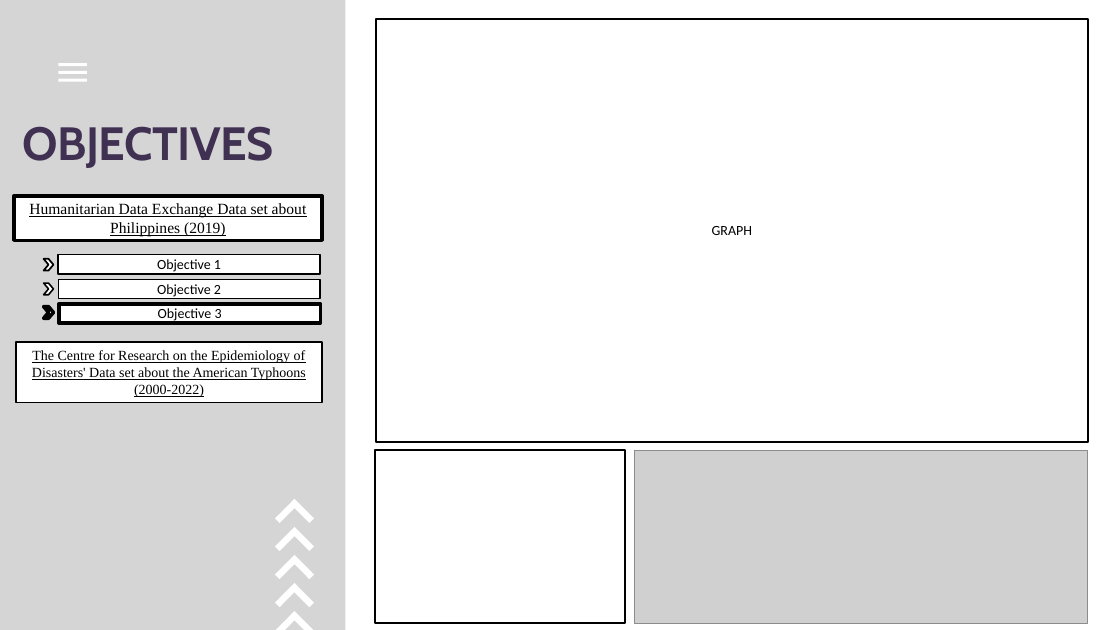
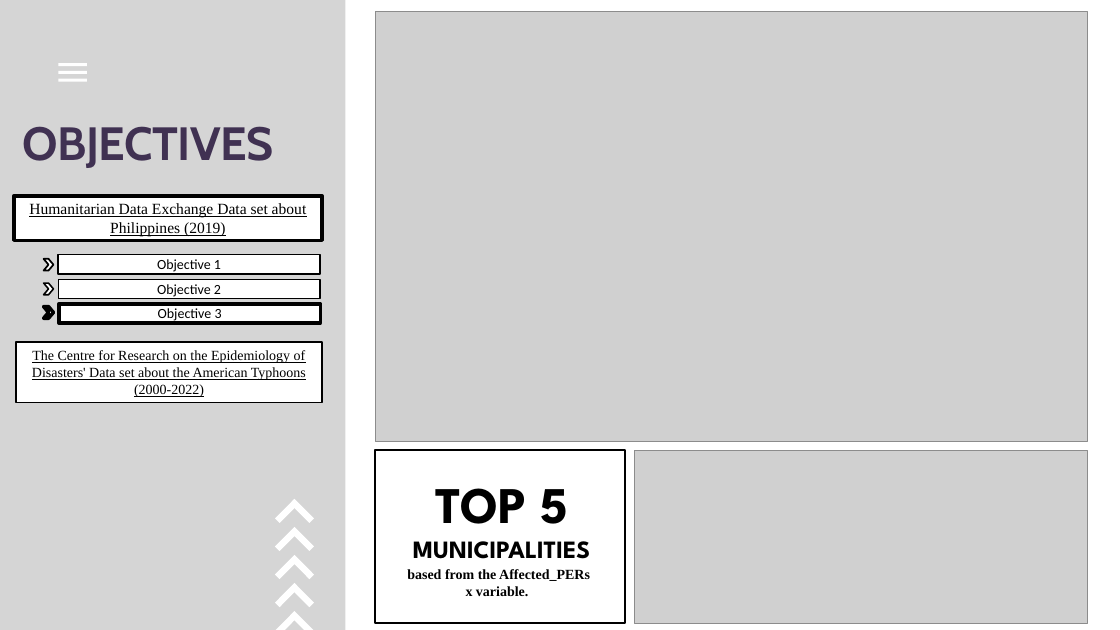
Before and after one commit to GEA960/ITBA-3207_TeamTyphoonAnalysts, a slide deck: slide 14 of Final PPT Template.pptx. Drawn at 1120x630 pixels with LibreOffice and Linux fonts; fonts in the diff are those of the drawing; grey boxes stand for pictures. Boxes give left, top, right and bottom in pixels: in the first picture for what was removed or moved away, otherwise in the second. Text is boxed around its words. In the diff, an @@ line names an element or a change of style, - is before the commit and + after.

```diff
--- a/Final PPT Template.pptx
+++ b/Final PPT Template.pptx
@@ picture added at (375,12,1087,442) @@
@@ rectangle removed at (376,19,1088,442) @@
-GRAPH
@@ text added at (413,488,590,559), 32 pt, text #000000, bold @@
+TOP 5
+MUNICIPALITIES
@@ text added at (407,569,590,596), 18 pt, text #000000, bold @@
+based from the Affected_PERs x variable.
```
Also in this commit, not shown: 7 other slides changed.
